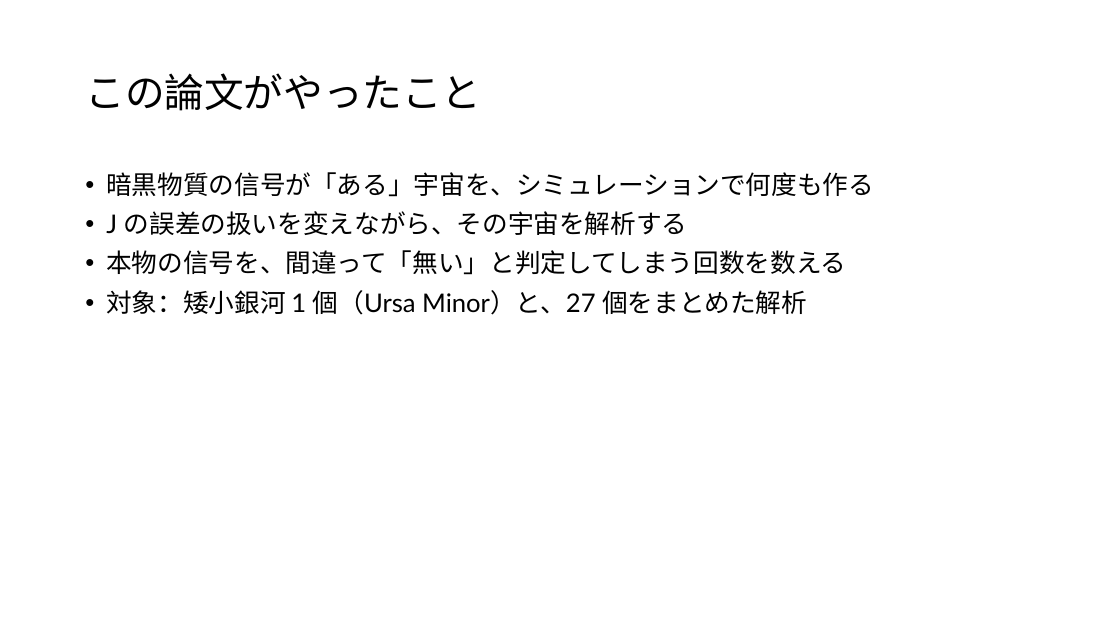
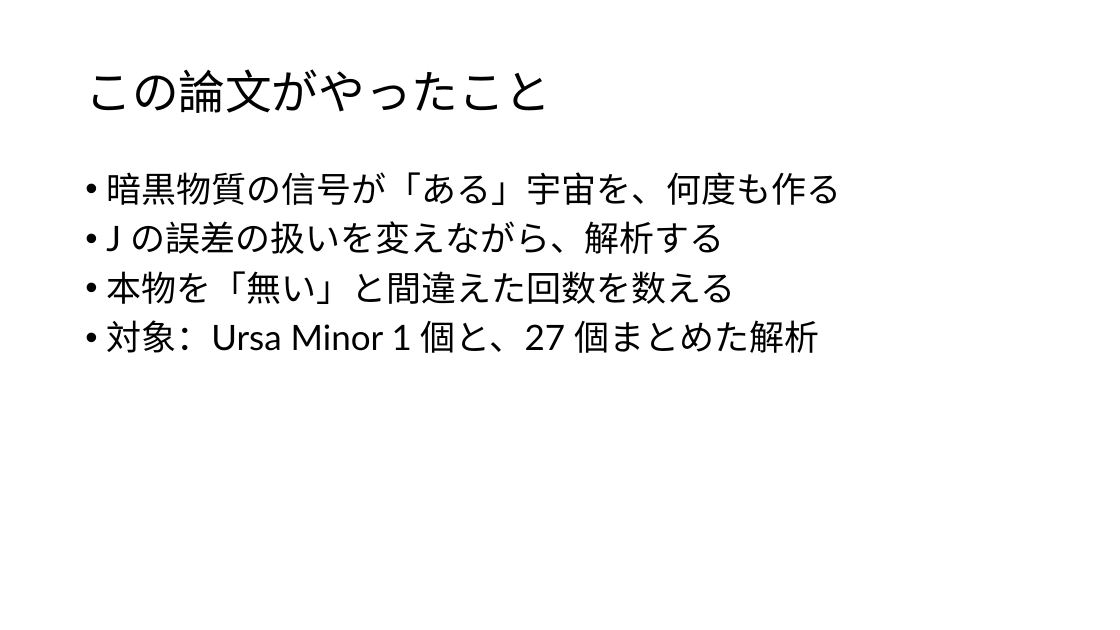
Before and after one commit to Mikann20041029/darkmatter-slides, a slide deck: slide 8 of slides/Toni Bertólez-Martínez, et al. (2026).pptx (slide 5 before the commit). Drawn at 1120x630 pixels with LibreOffice and Linux fonts; fonts in the diff are those of the drawing. Boxes give left, top, right and bottom in pixels: in the first picture for what was removed or moved away, otherwise in the second. Text is boxed around its words. In the diff, an @@ line names an element or a change of style, - is before the commit and + after.

```diff
--- a/slides/Toni Bertólez-Martínez, et al. (2026).pptx
+++ b/slides/Toni Bertólez-Martínez, et al. (2026).pptx
@@ title "この論文がやったこと" at [85, 69, 551, 113]: size 34 to 40 pt @@
@@ text at [106, 172, 841, 353]: text changed; size 22 to 30 pt @@
-• 暗黒物質の信号が「ある」宇宙を、シミュレーションで何度も作る
-• J の誤差の扱いを変えながら、その宇宙を解析する
-• 本物の信号を、間違って「無い」と判定してしまう回数を数える
-• 対象：矮小銀河 1 個（Ursa Minor）と、27 個をまとめた解析
+• 暗黒物質の信号が「ある」宇宙を、何度も作る
+• J の誤差の扱いを変えながら、解析する
+• 本物を「無い」と間違えた回数を数える
+• 対象：Ursa Minor 1 個と、27 個まとめた解析
```
Also in this commit, not shown: 9 other slides changed, 3 slides added.
